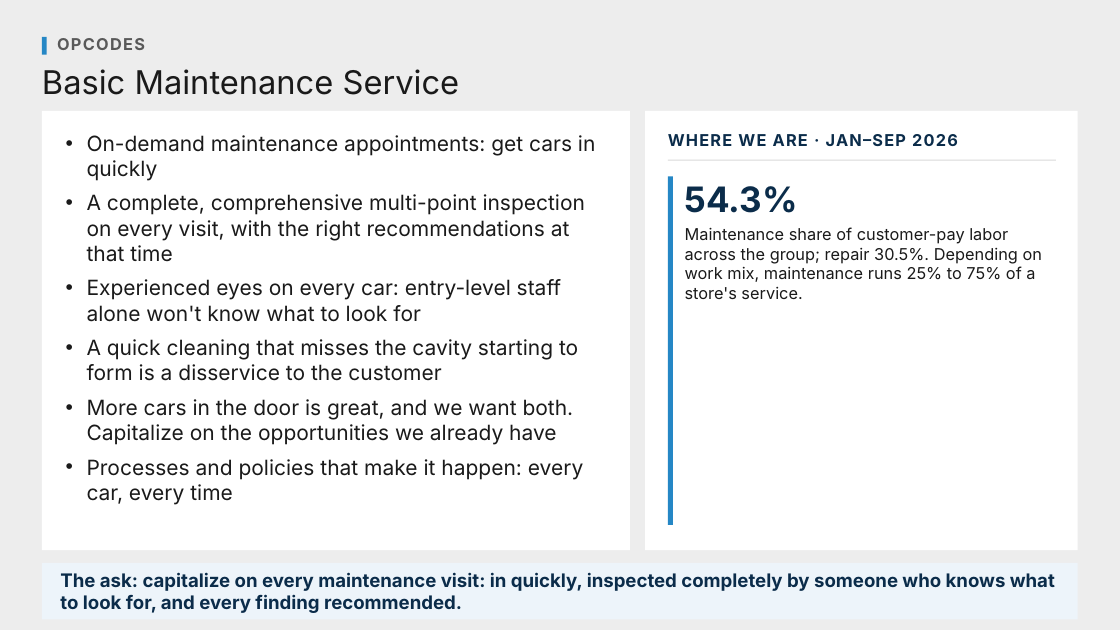
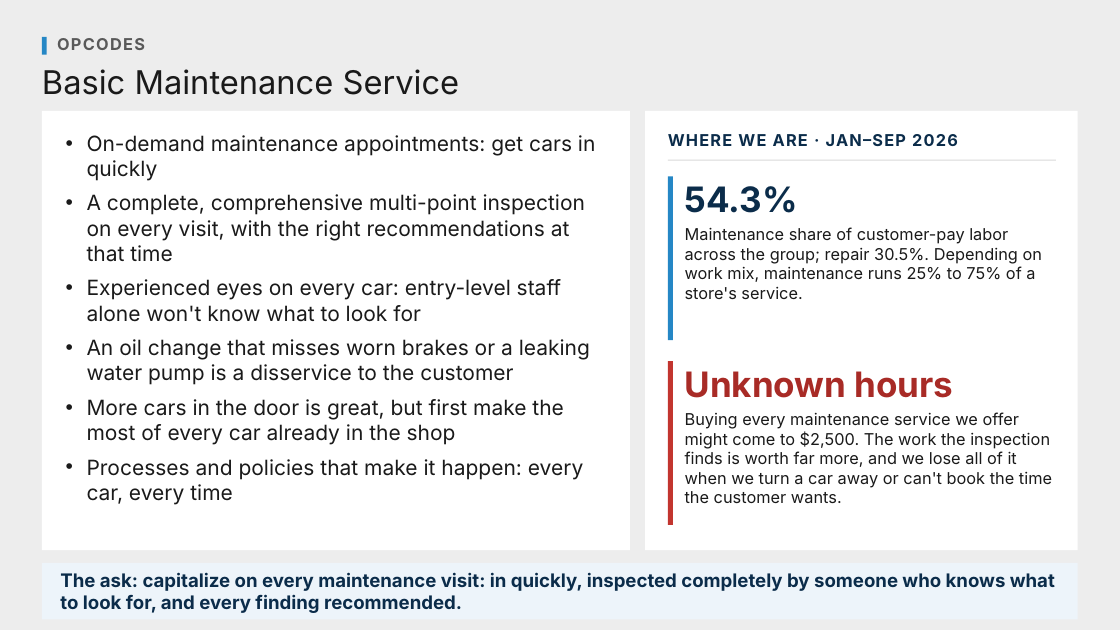
Before and after one commit to Ndresner/Noah, a slide deck: slide 7 of day2-deck/decks/Talking Points - Day 2.pptx. Drawn at 1120x630 pixels with LibreOffice and Linux fonts; fonts in the diff are those of the drawing. Boxes give left, top, right and bottom in pixels: in the first picture for what was removed or moved away, otherwise in the second. Text is boxed around its words. In the diff, an @@ line names an element or a change of style, - is before the commit and + after.

```diff
--- a/day2-deck/decks/Talking Points - Day 2.pptx
+++ b/day2-deck/decks/Talking Points - Day 2.pptx
@@ rectangle: place and size @@
-rectangle at [668, 176, 673, 525]
+rectangle at [668, 176, 673, 340]
@@ text at [87, 339, 590, 445]: text changed @@
-• A quick cleaning that misses the cavity starting to form is a disservice to the customer
-• More cars in the door is great, and we want both. Capitalize on the opportunities we already have
+• An oil change that misses worn brakes or a leaking water pump is a disservice to the customer
+• More cars in the door is great, but first make the most of every car already in the shop
@@ rectangle added at [668, 361, 673, 525], fill #C2352F @@
@@ text added at [685, 371, 954, 398], 30 pt, text #A82B26, bold @@
+Unknown hours
@@ text added at [685, 412, 1052, 503], 14 pt, text #1A1A1A @@
+Buying every maintenance service we offer might come to $2,500. The work the inspection finds is worth far more, and we lose all of it when we turn a car away or can't book the time the customer wants.
```
Also in this commit, not shown: 4 other slides changed, 17 other files.
